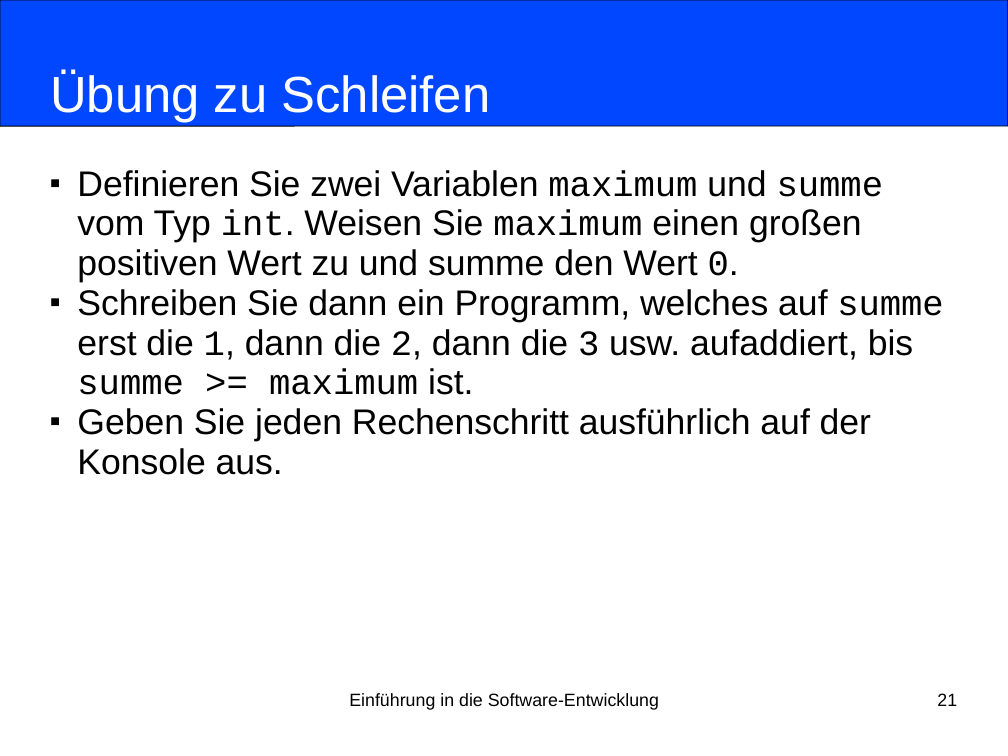
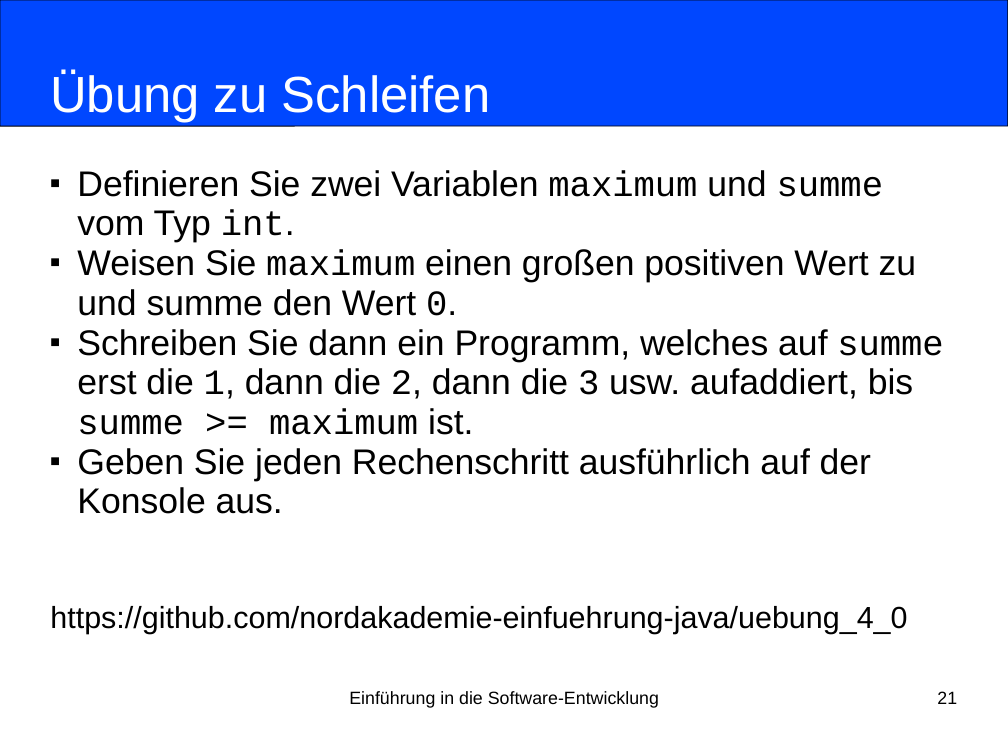
Before and after one commit to nordakademie-einfuehrung-java/vorlesungsskript, a slide deck: slide 21 of folien/Semester_03_Termin_04_Kapitel04.ppt. Drawn at 1008x756 pixels with LibreOffice and Linux fonts; fonts in the diff are those of the drawing. Boxes give left, top, right and bottom in pixels: in the first picture for what was removed or moved away, otherwise in the second. Text is boxed around its words. In the diff, an @@ line names an element or a change of style, - is before the commit and + after.

Commit message:
link to github repos and extended descriptions

```diff
--- a/folien/Semester_03_Termin_04_Kapitel04.ppt
+++ b/folien/Semester_03_Termin_04_Kapitel04.ppt
@@ subtitle at box(77, 170, 917, 316): text changed @@
-■ Definieren Sie zwei Variablen maximum und summe vom Typ int. Weisen Sie maximum einen großen positiven Wert zu und summe den Wert 0.
+■ Definieren Sie zwei Variablen maximum und summe vom Typ int.
+■ Weisen Sie maximum einen großen positiven Wert zu und summe den Wert 0.
@@ subtitle at box(50, 606, 907, 634): paragraph added @@
+https://github.com/nordakademie-einfuehrung-java/uebung_4_0
```
Also in this commit, not shown: 5 other slides changed, 2 other files.
